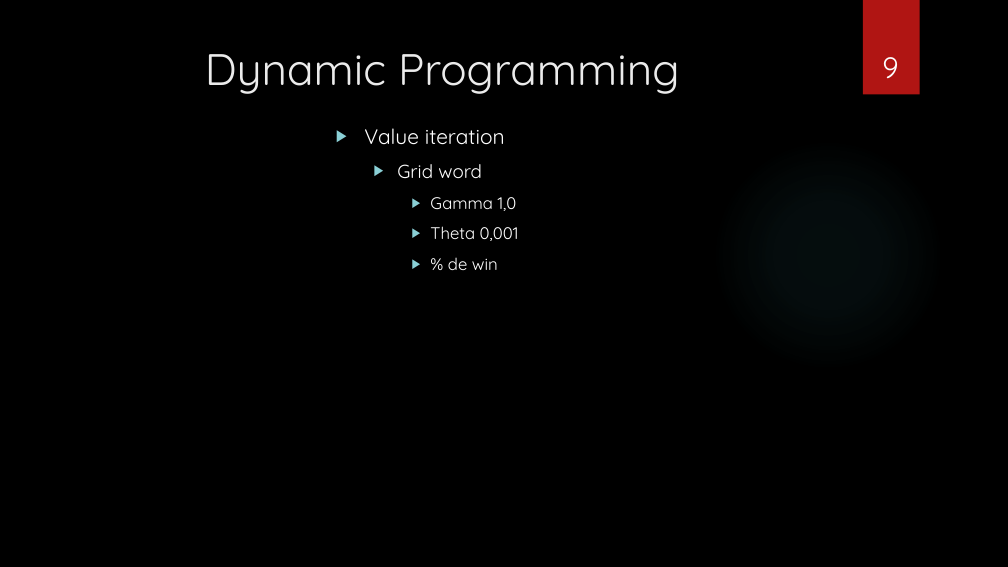
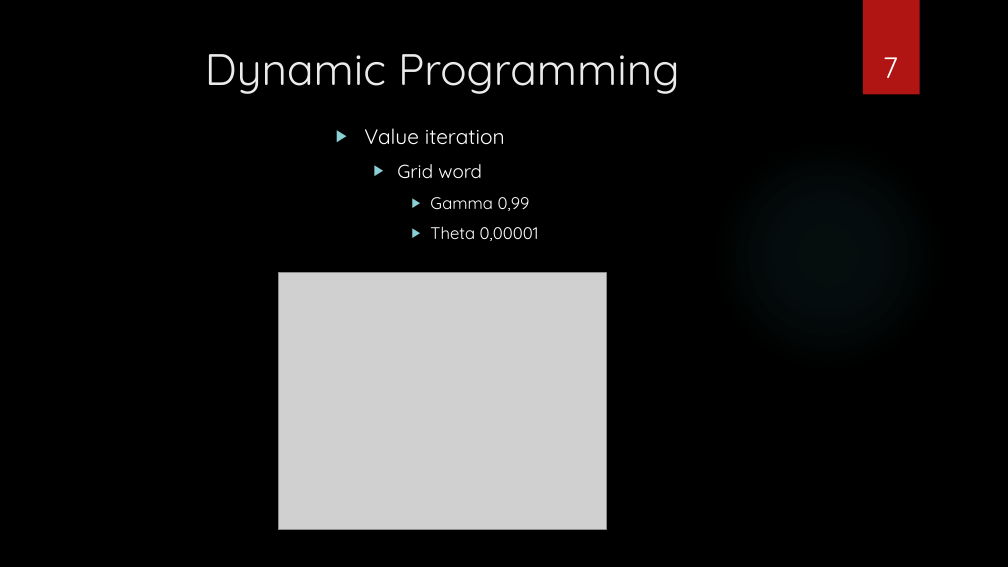
Before and after one commit to natane07/esgi_2021_4a_IABD_drl_sample_project, a slide deck: slide 7 of PPT_DRL.pptx (slide 9 before the commit). Drawn at 1008x567 pixels with LibreOffice and Linux fonts; fonts in the diff are those of the drawing; grey boxes stand for pictures; background and template pictures are left out. Boxes give left, top, right and bottom in pixels: in the first picture for what was removed or moved away, otherwise in the second. Text is boxed around its words. In the diff, an @@ line names an element or a change of style, - is before the commit and + after.

```diff
--- a/PPT_DRL.pptx
+++ b/PPT_DRL.pptx
@@ page number at [883,57,898,78]: text changed @@
-9
+7
@@ text at [430,197,539,241]: text changed @@
-    ▶ Gamma 1,0
-    ▶ Theta 0,001
-    ▶ % de win
+    ▶ Gamma 0,99
+    ▶ Theta 0,00001
@@ picture added at [278,272,606,530] @@
```
Also in this commit, not shown: 6 other slides changed, 3 slides removed, 1 other file.
